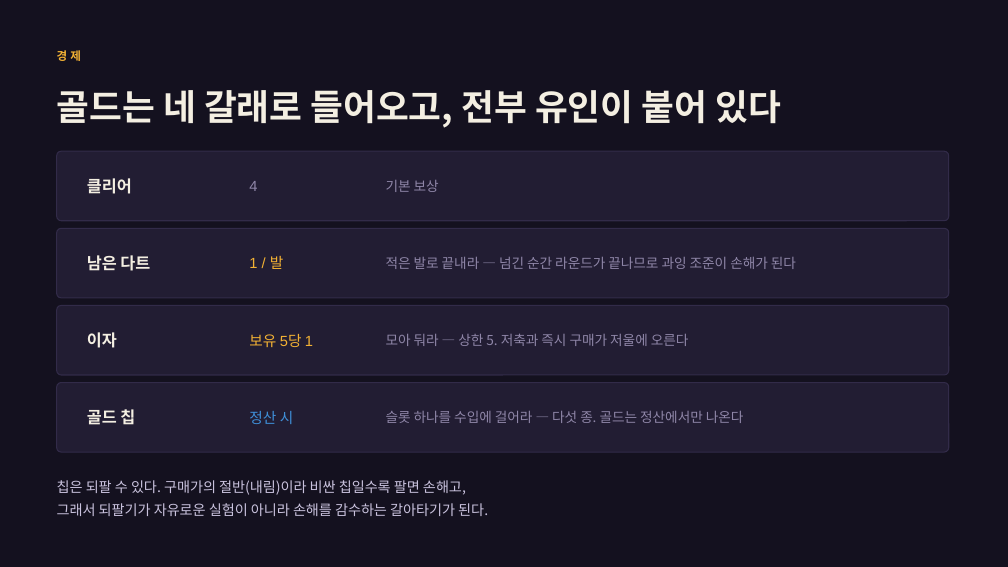
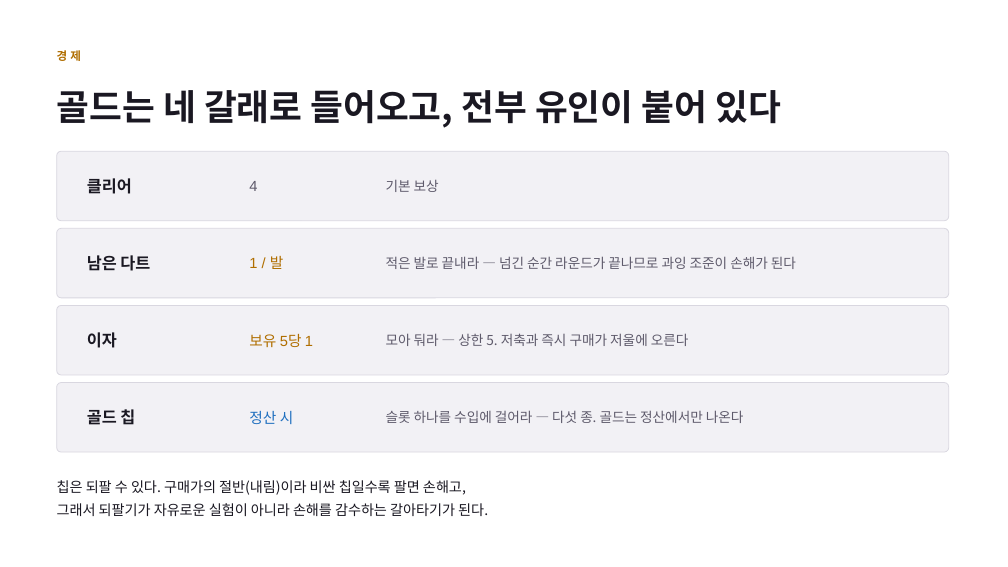
Before and after one commit to GGbong69/test-03, a slide deck: slide 9 of docs/기획서.pptx (slide 8 before the commit). Drawn at 1008x567 pixels with LibreOffice and Linux fonts; fonts in the diff are those of the drawing. Boxes give left, top, right and bottom in pixels: in the first picture for what was removed or moved away, otherwise in the second. Text is boxed around its words. In the diff, an @@ line names an element or a change of style, - is before the commit and + after.

```diff
--- a/docs/기획서.pptx
+++ b/docs/기획서.pptx
@@ background #14111F to #FFFFFF @@
@@ text colour #F2B134 to #B06E00 in 3 elements at (x1=57, y1=50, x2=81, y2=61), (x1=249, y1=256, x2=284, y2=269), (x1=249, y1=334, x2=313, y2=347) @@
@@ fill #221D33 to #F2F1F5; outline #322B49 1 pt to #D9D7E0 0.75 pt in 4 elements at (x1=57, y1=151, x2=949, y2=221), (x1=57, y1=228, x2=949, y2=298), (x1=57, y1=306, x2=949, y2=375), (x1=57, y1=383, x2=949, y2=452) @@
@@ text colour #F4EFE2 to #1A1822 in 5 elements at (x1=57, y1=90, x2=781, y2=128), (x1=87, y1=178, x2=132, y2=194), (x1=87, y1=255, x2=150, y2=271), (x1=87, y1=332, x2=117, y2=348), (x1=87, y1=409, x2=135, y2=425) @@
@@ text "정산 시" at (x1=249, y1=411, x2=294, y2=424): text colour #3F8FD8 to #1F6FBF @@
@@ text colour #8F86A8 to #5E5A6B in 5 elements at (x1=249, y1=181, x2=257, y2=191), (x1=386, y1=180, x2=439, y2=192), (x1=386, y1=256, x2=796, y2=269), (x1=386, y1=333, x2=689, y2=346), (x1=386, y1=410, x2=744, y2=423) @@
@@ text "칩은 되팔 수 있다. 구매가의 ..." at (x1=57, y1=480, x2=488, y2=516): text colour #C9C2DD to #1A1822 @@
```
Also in this commit, not shown: 10 other slides changed, 3 slides added, 5 other files.
